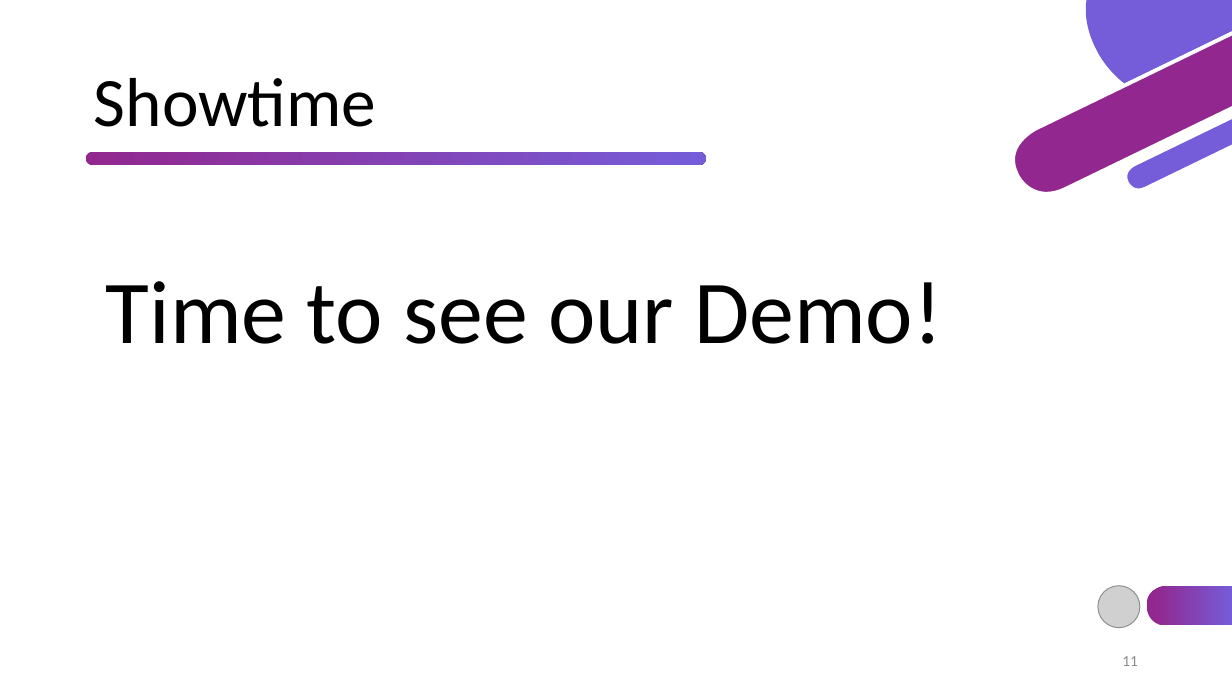
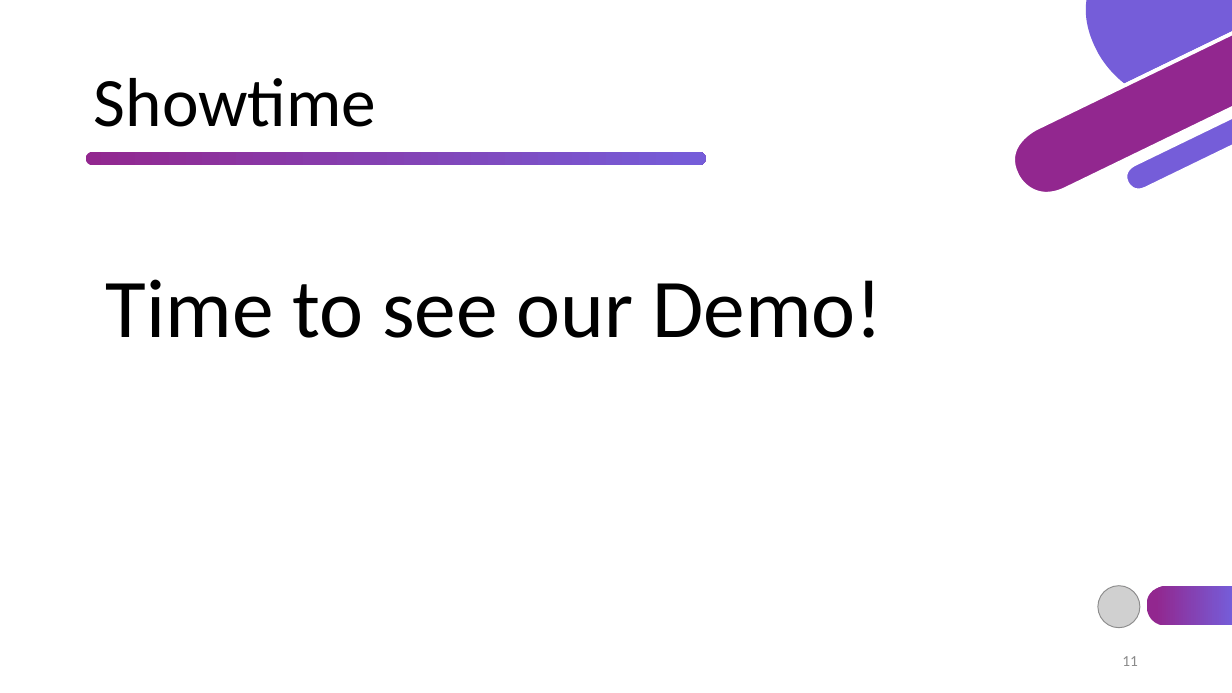
Before and after one commit to TsvetislavaYankova/ITTalents-FinalProject-Airbnb, a slide deck: slide 11 of Airbnb.pptx. Drawn at 1232x693 pixels with LibreOffice and Linux fonts; fonts in the diff are those of the drawing; grey boxes stand for pictures. Boxes give left, top, right and bottom in pixels: in the first picture for what was removed or moved away, otherwise in the second. Text is boxed around its words. In the diff, an @@ line names an element or a change of style, - is before the commit and + after.

```diff
--- a/Airbnb.pptx
+++ b/Airbnb.pptx
@@ text "Time to see our Demo!" at (106,279,882,338): size 70 to 65 pt @@
```
Also in this commit, not shown: 6 other slides changed, 10 other files.
